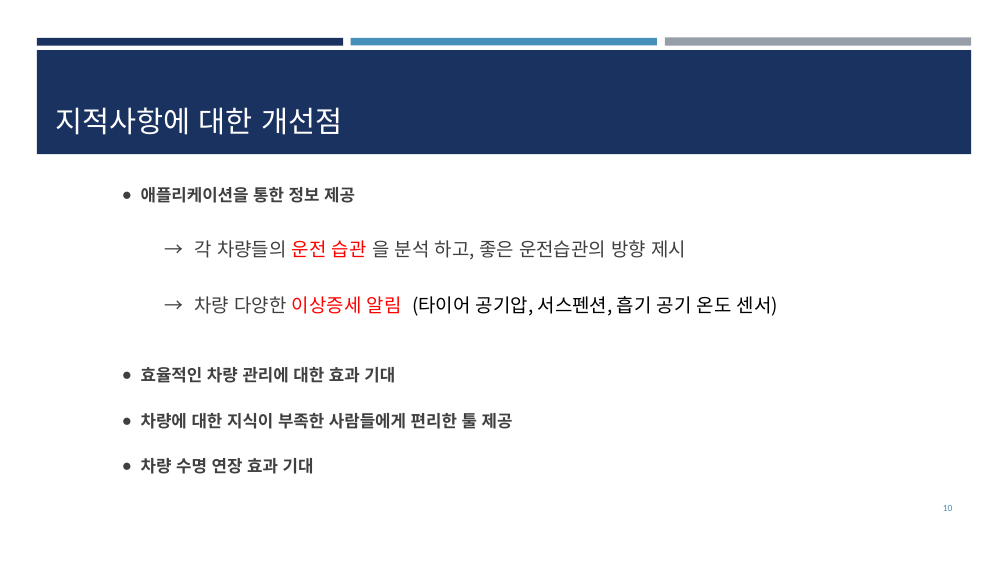
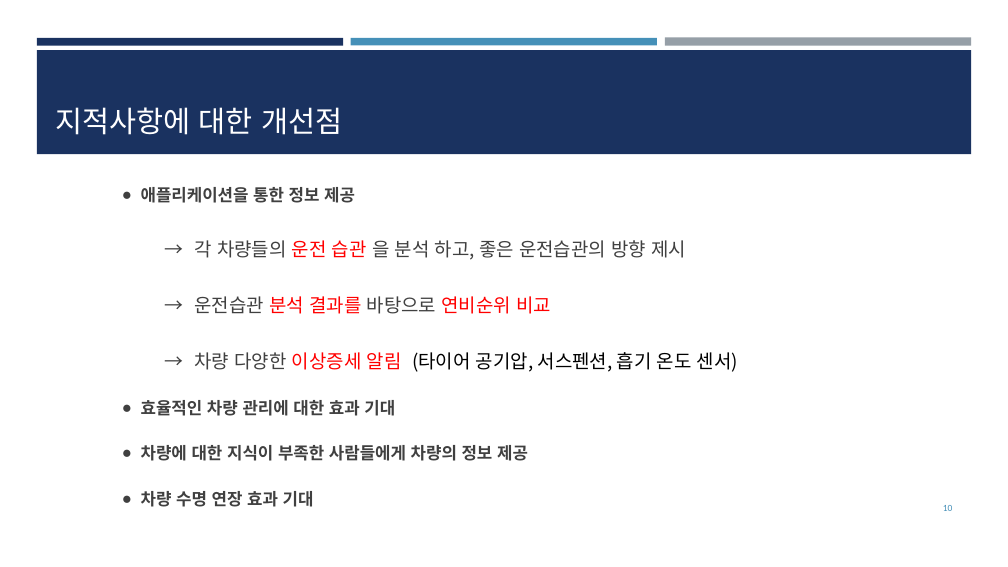
Before and after one commit to dongyounn/RisingSunz, a slide deck: slide 10 of 종합설계 제안서.pptx. Drawn at 1008x567 pixels with LibreOffice and Linux fonts; fonts in the diff are those of the drawing. Boxes give left, top, right and bottom in pixels: in the first picture for what was removed or moved away, otherwise in the second. Text is boxed around its words. In the diff, an @@ line names an element or a change of style, - is before the commit and + after.

```diff
--- a/종합설계 제안서.pptx
+++ b/종합설계 제안서.pptx
@@ text at (194,296,738,372): text changed @@
-→ 차량 다양한 이상증세 알림 (타이어 공기압, 서스펜션, 흡기 공기 온도 센서)
+→ 운전습관 분석 결과를 바탕으로 연비순위 비교
+→ 차량 다양한 이상증세 알림 (타이어 공기압, 서스펜션, 흡기 온도 센서)
@@ text at (141,445,528,461): text changed @@
-  ● 차량에 대한 지식이 부족한 사람들에게 편리한 툴 제공
+  ● 차량에 대한 지식이 부족한 사람들에게 차량의 정보 제공
```
Also in this commit, not shown: 6 other slides changed, 1 other file.
